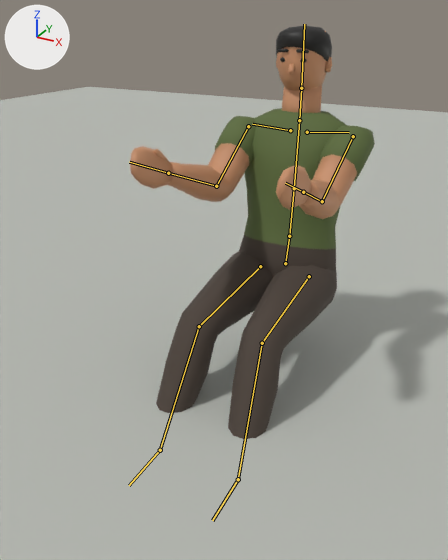
Before and after pictures for a commit that changed the Blender file assets/blender/characters/pedestrian_heavy.blend.
Camera for both pictures: a 50 mm camera at (0.803, -1.921, 1.143) aimed at (-0.017, -0.43, 0.397). The axes (+X, +Y, +Z) are drawn at upper left. The lights are the same throughout. The older version comes first. Both versions are drawn at frame 40 of the action 'enter_car'; the numbers are the values there. The bones that bend it are drawn over the model as lines.

The first picture shows 'body', 'hair', 'head', 'preview_ground'.
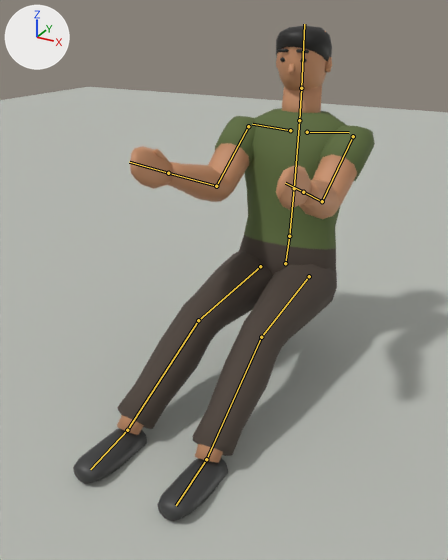
What differs and where, as boxes [x1, y1, x2, y2] in the pictures (448 x 560 px):
'body', posed: before [130, 85, 375, 439]; after [73, 85, 375, 521]
bone 'LeftUpperLeg', root to tip: before (309, 276) to (262, 343); after (309, 276) to (261, 337)
bone 'LeftLowerLeg', root to tip: before (262, 343) to (238, 479); after (261, 337) to (206, 459)
bone 'LeftFoot', root to tip: before (238, 479) to (212, 520); after (206, 459) to (176, 505)
bone 'RightUpperLeg', root to tip: before (260, 266) to (199, 326); after (260, 266) to (198, 320)
bone 'RightLowerLeg', root to tip: before (199, 326) to (160, 450); after (198, 320) to (127, 430)
bone 'RightFoot', root to tip: before (160, 450) to (129, 485); after (127, 430) to (90, 469)

What the commit changed:
Bone 'LeftUpperLeg' (bone_leftupperleg) turns from (-67, -1, -4) to (-70, -1, -4) degrees about its own x, y and z.
Bone 'LeftLowerLeg' (bone_leftlowerleg) turns from (50, 0, 0) to (20, 0, 0) degrees about its own x, y and z.
Bone 'LeftFoot' (bone_leftfoot) turns from (15, 0, 0) to (50, 0, 0) degrees about its own x, y and z.
Bone 'RightUpperLeg' (bone_rightupperleg) turns from (-67, 1, 4) to (-70, 1, 4) degrees about its own x, y and z.
Bone 'RightLowerLeg' (bone_rightlowerleg) turns from (50, 0, 0) to (20, 0, 0) degrees about its own x, y and z.
Bone 'RightFoot' (bone_rightfoot) turns from (15, 0, 0) to (50, 0, 0) degrees about its own x, y and z.
